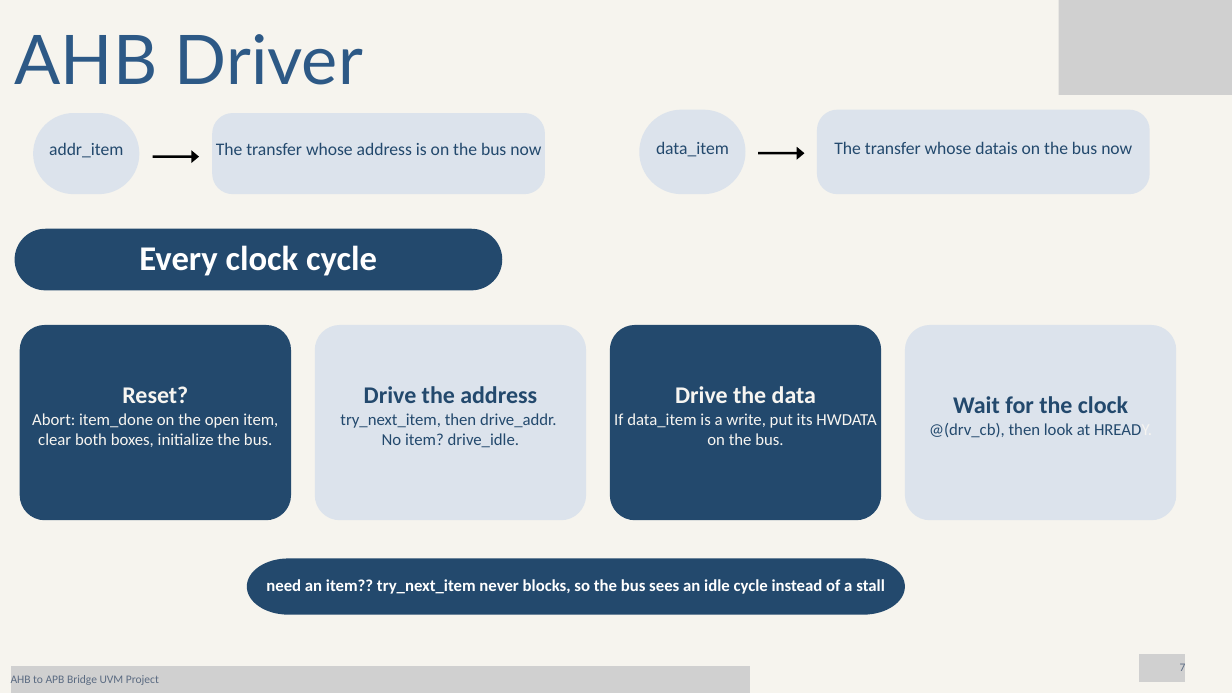
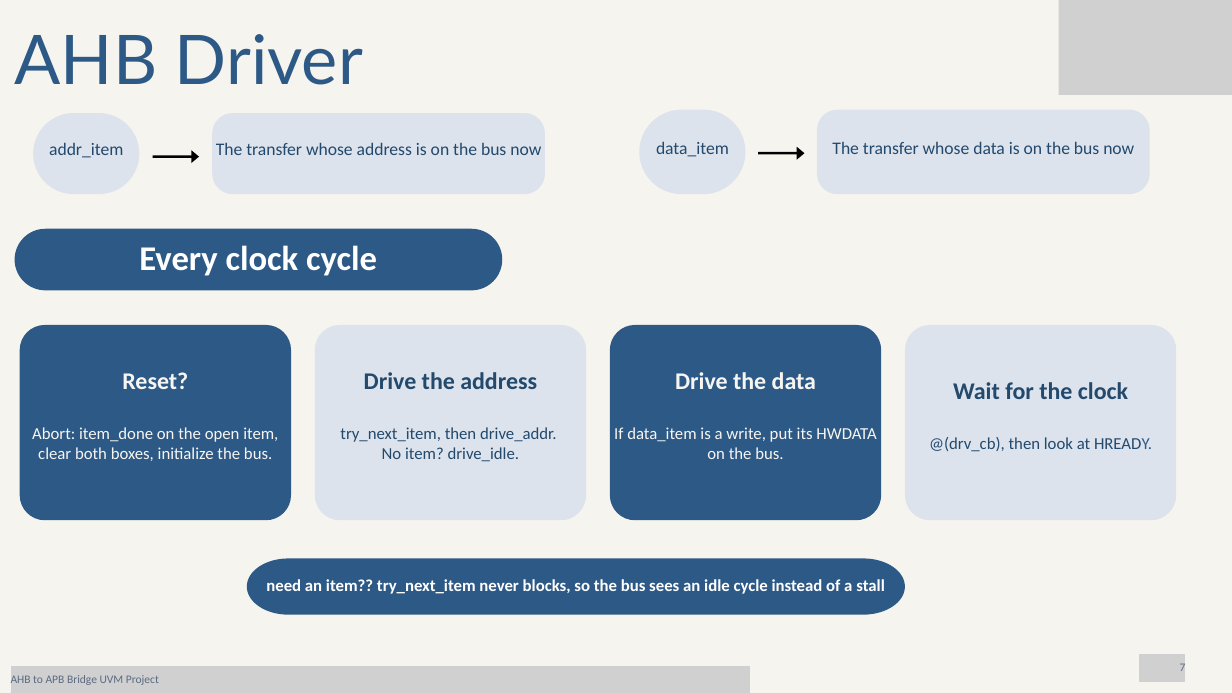
Before and after one commit to mennafouda15/AHB-to-APB-Bridge-UVM, a slide deck: slide 7 of docs/AHB to APB Bridge UVM Project.pptx. Drawn at 1232x693 pixels with LibreOffice and Linux fonts; fonts in the diff are those of the drawing; grey boxes stand for pictures. Boxes give left, top, right and bottom in pixels: in the first picture for what was removed or moved away, otherwise in the second. Text is boxed around its words. In the diff, an @@ line names an element or a change of style, - is before the commit and + after.

```diff
--- a/docs/AHB to APB Bridge UVM Project.pptx
+++ b/docs/AHB to APB Bridge UVM Project.pptx
@@ text at bbox=[832, 141, 1134, 154]: spaces changed @@
-The transfer whose datais on the bus now
+The transfer whose data is on the bus now
@@ 3 texts: place and size @@
-3 texts at bbox=[32, 386, 876, 448]
+3 texts at bbox=[32, 372, 876, 462]
@@ text at bbox=[929, 437, 1152, 452]: text colour #F7F5F1 to #2D5986 in "HREADY." @@
@@ fill #23496D to #2D5986 in 4 elements at bbox=[15, 229, 503, 290], bbox=[20, 325, 291, 521], bbox=[610, 325, 881, 521], bbox=[247, 559, 905, 615] @@
```
Also in this commit, not shown: 20 other slides changed, 1 slide added, 1 slide removed.
